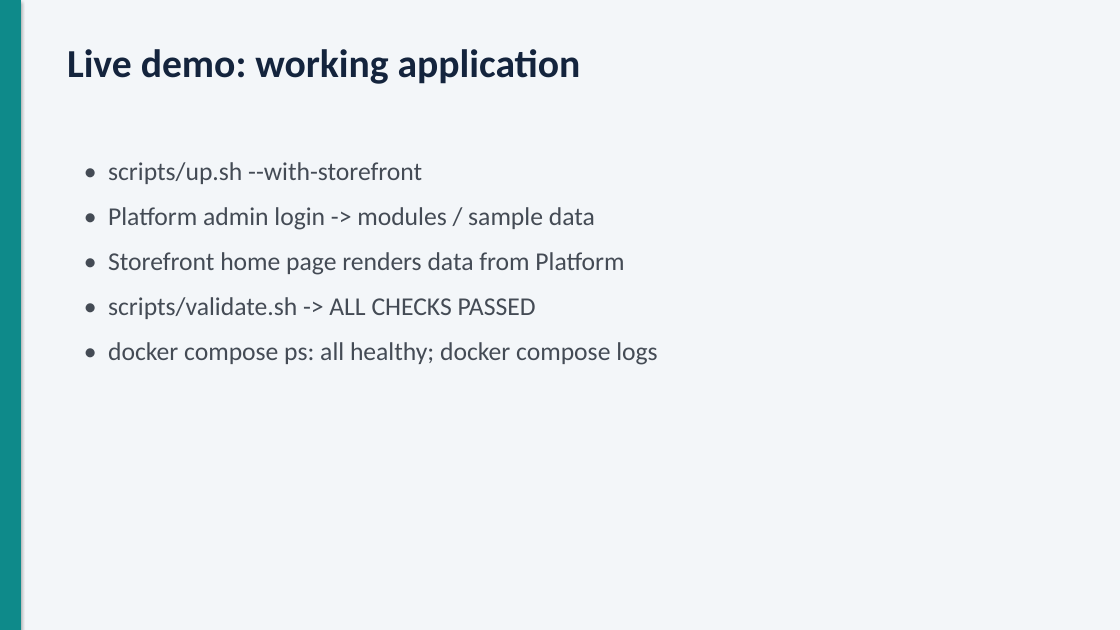
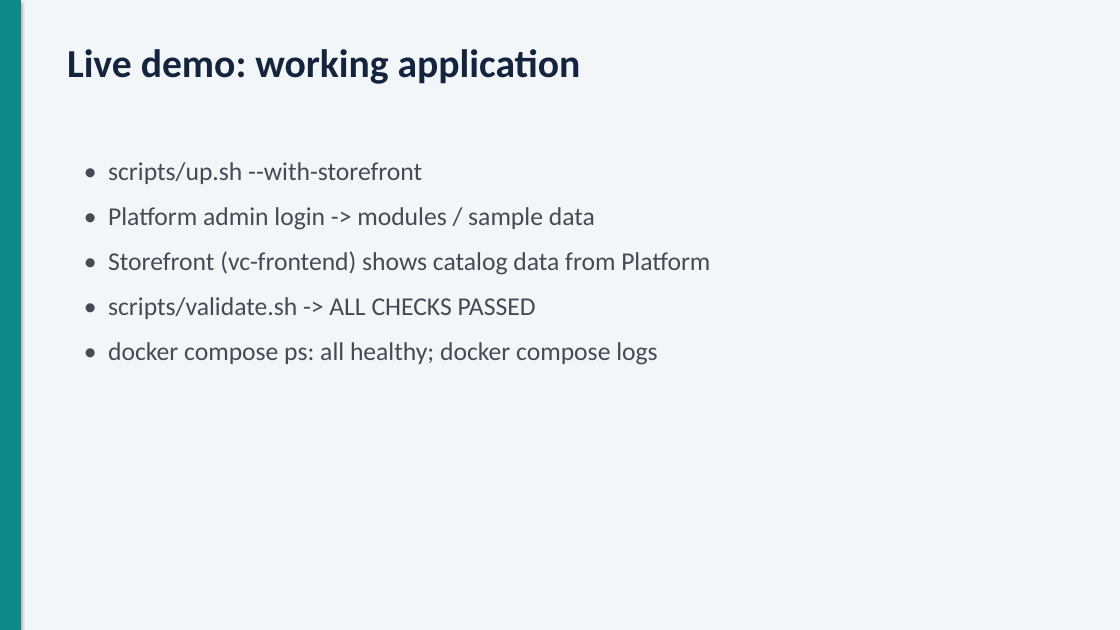
Before and after one commit to adarsh0331/Project_29_Virto_e-commerce, a slide deck: slide 4 of docs/presentation/Virto-AWS-DevOps-presentation.pptx. Drawn at 1120x630 pixels with LibreOffice and Linux fonts; fonts in the diff are those of the drawing. Boxes give left, top, right and bottom in pixels: in the first picture for what was removed or moved away, otherwise in the second. Text is boxed around its words. In the diff, an @@ line names an element or a change of style, - is before the commit and + after.

```diff
--- a/docs/presentation/Virto-AWS-DevOps-presentation.pptx
+++ b/docs/presentation/Virto-AWS-DevOps-presentation.pptx
@@ text at (x1=108, y1=251, x2=710, y2=275): text changed @@
-• Storefront home page renders data from Platform
+• Storefront (vc-frontend) shows catalog data from Platform
```
Also in this commit, not shown: 8 other slides changed.
